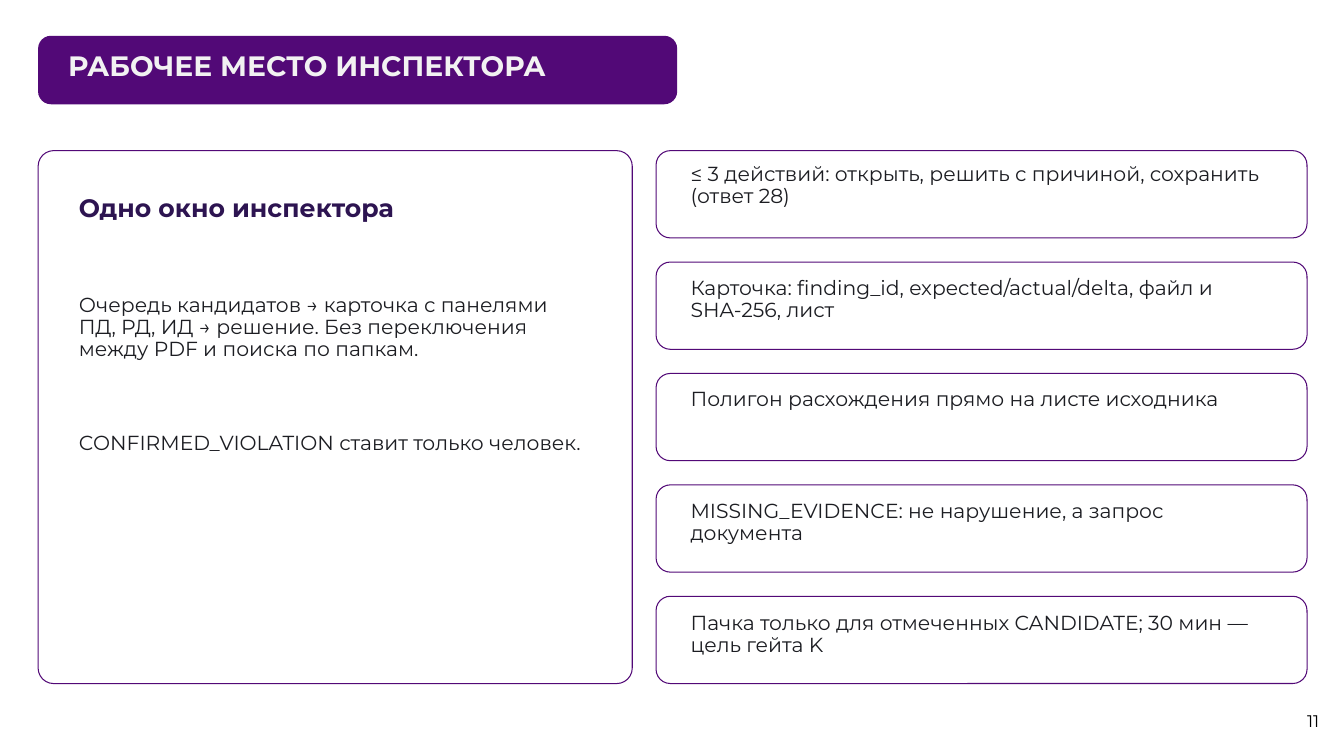
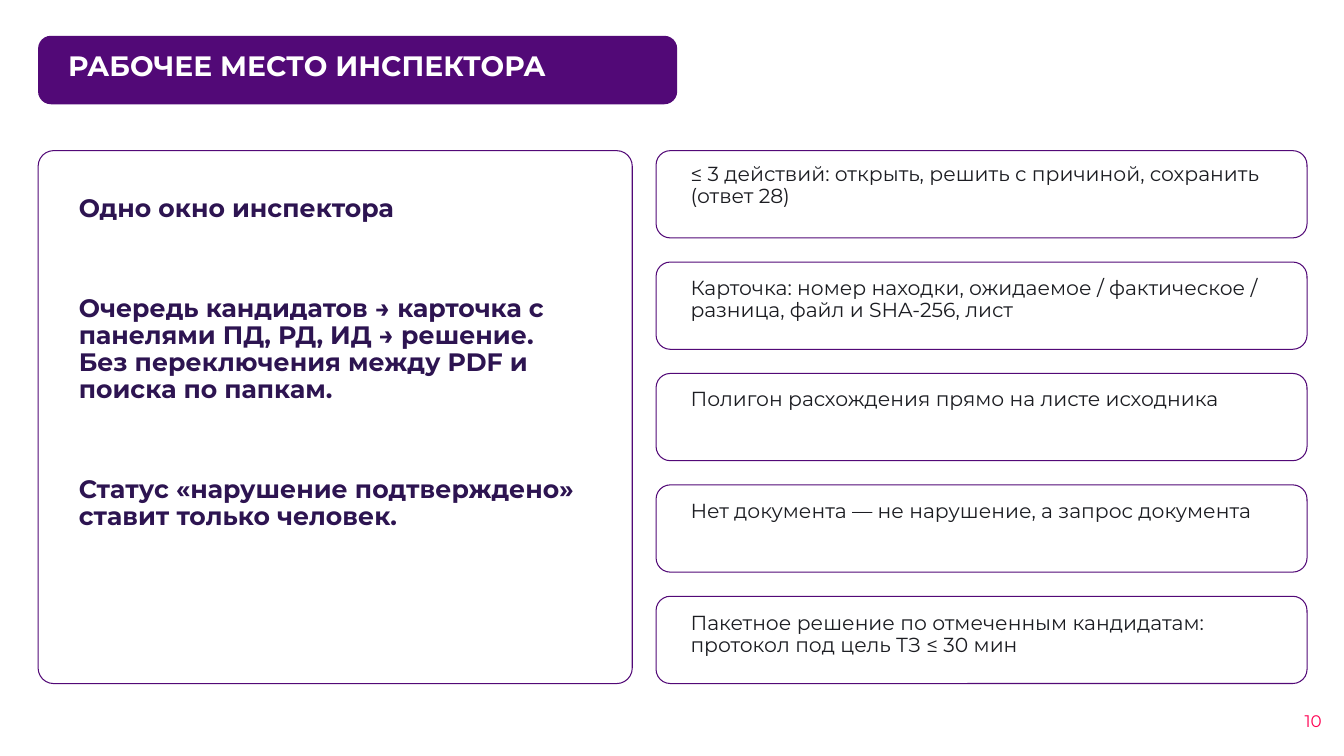
Before and after one commit to KonkovDV/Kontur, a slide deck: slide 10 of submission/03-presentation/Kontur.pptx (slide 11 before the commit). Drawn at 1344x756 pixels with LibreOffice and Linux fonts; fonts in the diff are those of the drawing; background and template pictures are left out. Boxes give left, top, right and bottom in pixels: in the first picture for what was removed or moved away, otherwise in the second. Text is boxed around its words. In the diff, an @@ line names an element or a change of style, - is before the commit and + after.

```diff
--- a/submission/03-presentation/Kontur.pptx
+++ b/submission/03-presentation/Kontur.pptx
@@ text at bbox=[79, 299, 544, 399]: size 14.5 to 18 pt, text colour #1C1D22 to #2D1451, bold on in "Очередь кандидатов → карточка с панелями ПД, ..." @@
@@ text at bbox=[691, 280, 1245, 321]: text changed @@
-Карточка: finding_id, expected/actual/delta, файл и SHA-256, лист
+Карточка: номер находки, ожидаемое / фактическое / разница, файл и SHA-256, лист
@@ text at bbox=[79, 480, 574, 526]: text changed; size 14.5 to 18 pt; text colour #1C1D22 to #2D1451; bold on @@
-CONFIRMED_VIOLATION ставит только человек.
+Статус «нарушение подтверждено» ставит только человек.
@@ text at bbox=[691, 503, 1250, 522]: text changed @@
-MISSING_EVIDENCE: не нарушение, а запрос документа
+Нет документа — не нарушение, а запрос документа
@@ text at bbox=[691, 615, 1204, 656]: text changed @@
-Пачка только для отмеченных CANDIDATE; 30 мин — цель гейта K
+Пакетное решение по отмеченным кандидатам: протокол под цель ТЗ ≤ 30 мин
@@ text at bbox=[1305, 715, 1322, 727]: text changed; text colour none to #FF0053 @@
-11
+10
```
Also in this commit, not shown: 23 other slides changed, 6 slides added, 5 other files.
